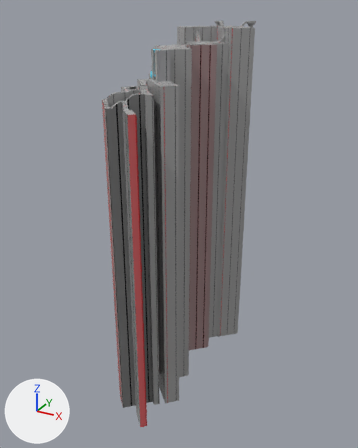
The glTF model assets/levels/level0/level_0.glb, before and after one commit.
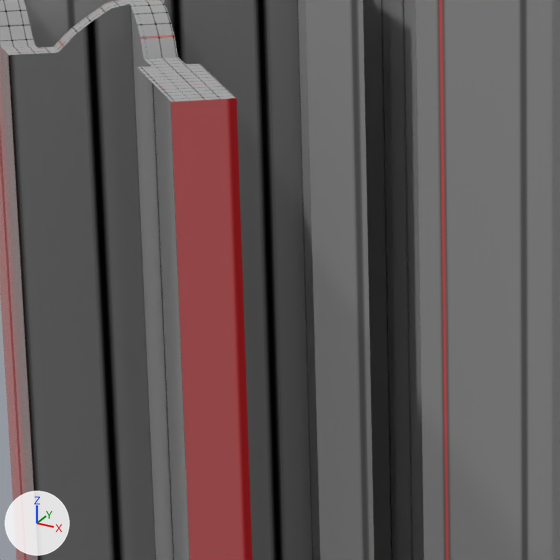
The first picture shows the older version from a 50 mm camera at (4.71, -10.13, 0.22) aimed at (-0.01, -1.54, -4.07). The close-ups show both versions on the part from 29% to 50% of the width and 23% to 40% of the height of that picture; other places that the commit changed are outside them. The axes (+X, +Y, +Z) are drawn at lower left. The lights are the same throughout. Objects named as collision shapes, trigger or cutter boxes, shadow casters or lower levels of detail are left out. Where no turn or scale is listed for an object, it has been applied to the vertices. Vertices at the same position are counted once.

The older version as bpy lines, for what is in view:
```python
me_plane = bpy.data.meshes.new('Plane')
me_plane.from_pydata(...)  # 1636 vertices, 3262 faces; spans x -0.9..0.89, y -3.52..1.52, z -7.11..0.37
# faces by material slot: [2259, 845, 158]
me_plane.materials.append(mat_grid_brown)
me_plane.materials.append(mat_grid)
me_plane.materials.append(mat_grid_teal)
ob_marble_level_0_col = bpy.data.objects.new('marble_level_0-col', me_plane)
ob_marble_level_0_col.location = (0.006, -0.367, -0.456)
```
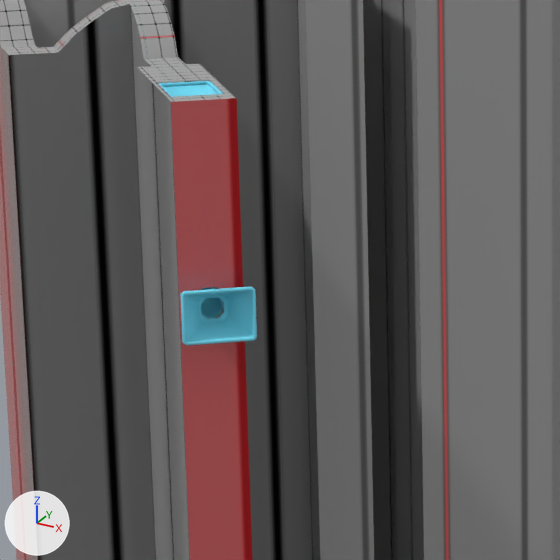
Location of each change, [x1, y1, x2, y2] in pixels of the close-ups (560 x 560 px):
'Plane.016', added (cyan)
    after: [180, 287, 254, 342]
'Plane.017', added (cyan)
    after: [181, 287, 257, 345]
'Plane.013', added (cyan)
    after: [163, 84, 218, 97]
'Plane.012', added
    after: [201, 287, 223, 318]
'Plane.018', added
    after: [198, 296, 228, 322]
'Plane.014', added
    after: [159, 81, 223, 97]
'Plane.011', added
    after: [201, 302, 224, 319]
part 1 of me_plane, added
    after: [138, 64, 252, 560]

Diff of the bpy script that builds the scene:
```diff
--- a/assets/levels/level0/level_0.glb.py
+++ b/assets/levels/level0/level_0.glb.py
@@ me_plane @@
-me_plane.from_pydata(...)  # 1636 vertices, 3262 faces; spans x -0.9..0.89, y -3.52..1.52, z -7.11..0.37
+me_plane.from_pydata(...)  # 1706 vertices, 3406 faces; spans x -0.9..0.89, y -3.52..1.52, z -7.11..0.37
+# me_plane part 1: 64 vertices added at x 0.25..0.46, y -3.5..-3.29, z -1.29..-0.83
 me_plane.materials.append(mat_grid_brown)
@@ ob_plane_018 @@
+ob_plane_018 = bpy.data.objects.new('Plane.018', me_plane_021)  # 72 vertices, 144 faces; spans x -1.1461..-1.0928, y -1.06..-1.0067, z 1.3987..1.4637; in mat_teal (cyan #7ae6ff)
+ob_plane_018.location = (1.577, -2.825, -3.146)
@@ ob_plane_017 @@
+ob_plane_017 = bpy.data.objects.new('Plane.017', me_plane_020)  # 88 vertices, 176 faces; spans x -1.1321..-1.0186, y -1.1342..-1.0207, z 1.3744..1.4881; in mat_teal (cyan #7ae6ff)
+ob_plane_017.location = (1.579, -2.827, -3.146)
@@ ob_plane_016 @@
+ob_plane_016 = bpy.data.objects.new('Plane.016', me_plane_019)  # 72 vertices, 144 faces; spans x -1.1432..-1.0207, y -1.1321..-1.0096, z 1.3744..1.4881; in mat_teal (cyan #7ae6ff)
+ob_plane_016.location = (1.577, -2.825, -3.146)
@@ ob_plane_014 @@
+ob_plane_014 = bpy.data.objects.new('Plane.014', me_plane_017)  # 88 vertices, 176 faces; spans x -0.156..0.027, y 1.997..2.18, z -0.001..0.005; in mat_teal (cyan #7ae6ff)
+ob_plane_014.location = (0.414, -5.839, -1.289)
@@ ob_plane_013 @@
+ob_plane_013 = bpy.data.objects.new('Plane.013', me_plane_016)  # 72 vertices, 144 faces; spans x -0.156..0.027, y 1.997..2.18, z -0.058..0.002; in mat_teal (cyan #7ae6ff)
+ob_plane_013.location = (0.414, -5.839, -1.292)
@@ ob_plane_012 @@
+ob_plane_012 = bpy.data.objects.new('Plane.012', me_plane_015)  # 512 vertices, 1024 faces; spans x -0.099..0.054, y 1.971..2.123, z -0.466..-0.089; in mat_teal (cyan #7ae6ff)
+ob_plane_012.location = (0.414, -5.839, -1.283)
@@ ob_plane_011 @@
+ob_plane_011 = bpy.data.objects.new('Plane.011', me_plane_013)  # 256 vertices, 512 faces; spans x -1.1537..-1.0985, y -1.0543..-0.9991, z 1.3971..1.4654
+ob_plane_011.location = (1.575, -2.823, -3.146)
```
